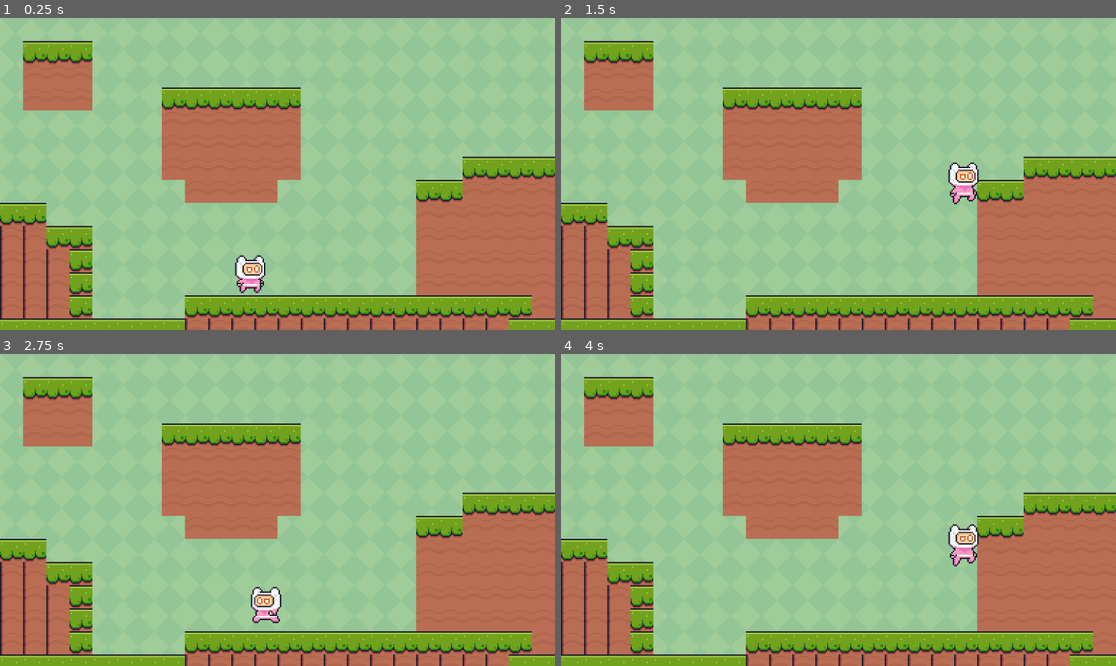
Above: before the commit, frames 1-4 (two rows, left to right).
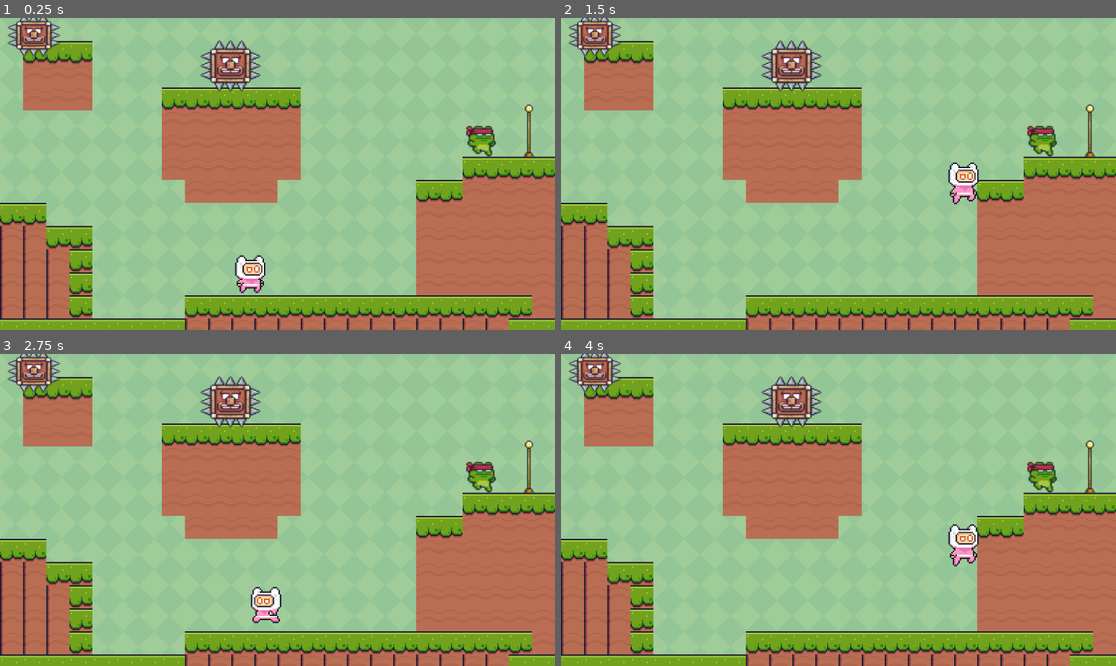
Above: after the commit, the same moments.

Repository: antgarcia222/Lab1-HelloGodot
Game: Godot game, scene res://main.tscn
The game is run twice, just before and just after one commit, with the same random seed, the same clock (stepped at 60 frames per second) and the same inputs.
Inputs:
- Up to frame 1 (0.25 s): no input
- Up to frame 2 (1.5 s): tap Enter at 0.5 s; hold D (right) from 0.53 s (still down); tap Space (jump) at 0.77 s
- Up to frame 3 (2.75 s): tap Space (jump) at 1.52 s; release D (right) at 2.03 s; hold A (left) from 2.03 s (still down)
- Up to frame 4 (4 s): release A (left) at 2.78 s; hold D (right) from 2.78 s (still down); tap Space (jump) at 3.02, 3.77 s

The runs differ from the first frame. In frame 1, 2.6% of the frame differs, in the area x 1-97%, y 0-45%; in frame 2, 2.6%; in frame 3, 2.6%; in frame 4, 2.6%.

Commit message:
Added other items
Added the following things to the scene;
-  Frog Man
-  Spike Heads
-  Checkpoint flag

Diff:
--- a/lab1(redo)/main.tscn
+++ b/lab1(redo)/main.tscn
@@ -1,8 +1,11 @@
-[gd_scene load_steps=6 format=4 uid="uid://1msfwelpbdjs"]
+[gd_scene load_steps=9 format=4 uid="uid://1msfwelpbdjs"]
 
 [ext_resource type="Texture2D" uid="uid://buraxy0r5rrlf" path="res://Green.png" id="1_c526y"]
 [ext_resource type="Texture2D" uid="uid://cf165tsrj65n7" path="res://Terrain (16x16).png" id="2_bvnnq"]
 [ext_resource type="PackedScene" uid="uid://dgbo1x2f2hd0w" path="res://main_character/character_body_2d.tscn" id="3_r7mwi"]
+[ext_resource type="Texture2D" uid="uid://bya8wnan45rqu" path="res://Fall (32x32).png" id="4_bf0ex"]
+[ext_resource type="Texture2D" uid="uid://bhbuq8rlbw1fm" path="res://Idle.png" id="5_rarl8"]
+[ext_resource type="Texture2D" uid="uid://h2ypvbijrnhd" path="res://Checkpoint (No Flag).png" id="6_qv3qq"]
 
 [sub_resource type="TileSetAtlasSource" id="TileSetAtlasSource_drj7l"]
 texture = ExtResource("2_bvnnq")
@@ -188,3 +191,23 @@
 
 [node name="CharacterBody2D" parent="." instance=ExtResource("3_r7mwi")]
 position = Vector2(519, 528)
+
+[node name="Fall(32x32)" type="Sprite2D" parent="."]
+position = Vector2(998.5, 248.5)
+scale = Vector2(2.53125, 2.40625)
+texture = ExtResource("4_bf0ex")
+
+[node name="Idle" type="Sprite2D" parent="."]
+position = Vector2(69, 35)
+scale = Vector2(2.5, 2)
+texture = ExtResource("5_rarl8")
+
+[node name="Idle" type="Sprite2D" parent="Idle"]
+position = Vector2(163.2, 31.5)
+scale = Vector2(1.15, 1.21875)
+texture = ExtResource("5_rarl8")
+
+[node name="Checkpoint(noFlag)" type="Sprite2D" parent="."]
+position = Vector2(1118, 213)
+scale = Vector2(2.375, 2.35938)
+texture = ExtResource("6_qv3qq")
--- /dev/null
+++ b/lab1(redo)/main_character/FrogMan/frog_man.tscn
@@ -0,0 +1,10 @@
+[gd_scene load_steps=2 format=3 uid="uid://mia7vgxu5v3g"]
+
+[sub_resource type="SpriteFrames" id="SpriteFrames_o6mt6"]
+
+[node name="FrogMan" type="CharacterBody2D"]
+
+[node name="AnimatedSprite2D" type="AnimatedSprite2D" parent="."]
+sprite_frames = SubResource("SpriteFrames_o6mt6")
+
+[node name="CollisionShape2D" type="CollisionShape2D" parent="."]
Binary file added: lab1(redo)/Checkpoint (No Flag).png
Not shown, added: lab1(redo)/Checkpoint (No Flag).png.import
Binary file added: lab1(redo)/Fall (32x32).png
Not shown, added: lab1(redo)/Fall (32x32).png.import
Binary file added: lab1(redo)/Idle.png
Not shown, added: lab1(redo)/Idle.png.import
Not shown, changed: .DS_Store
